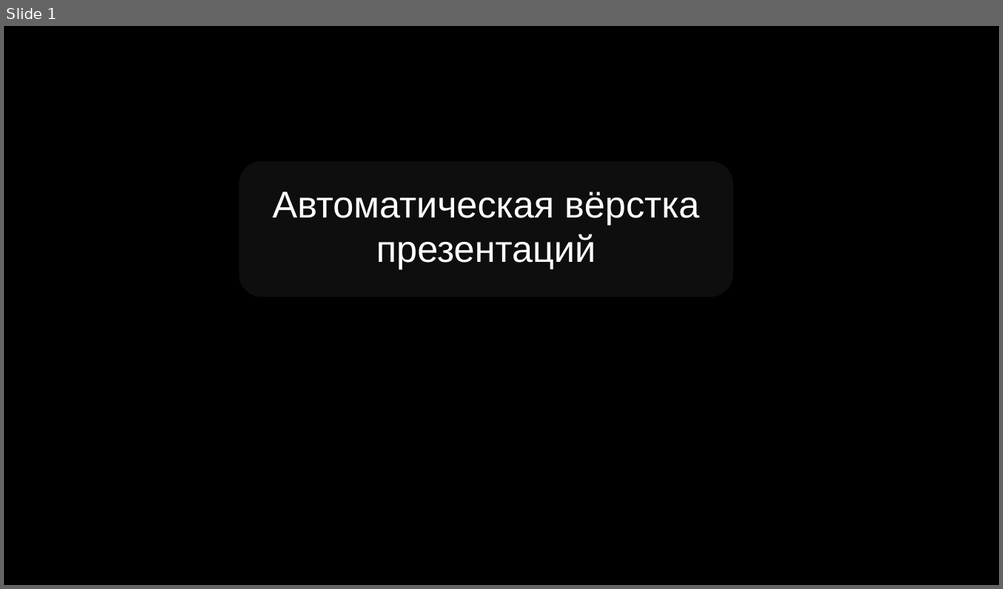
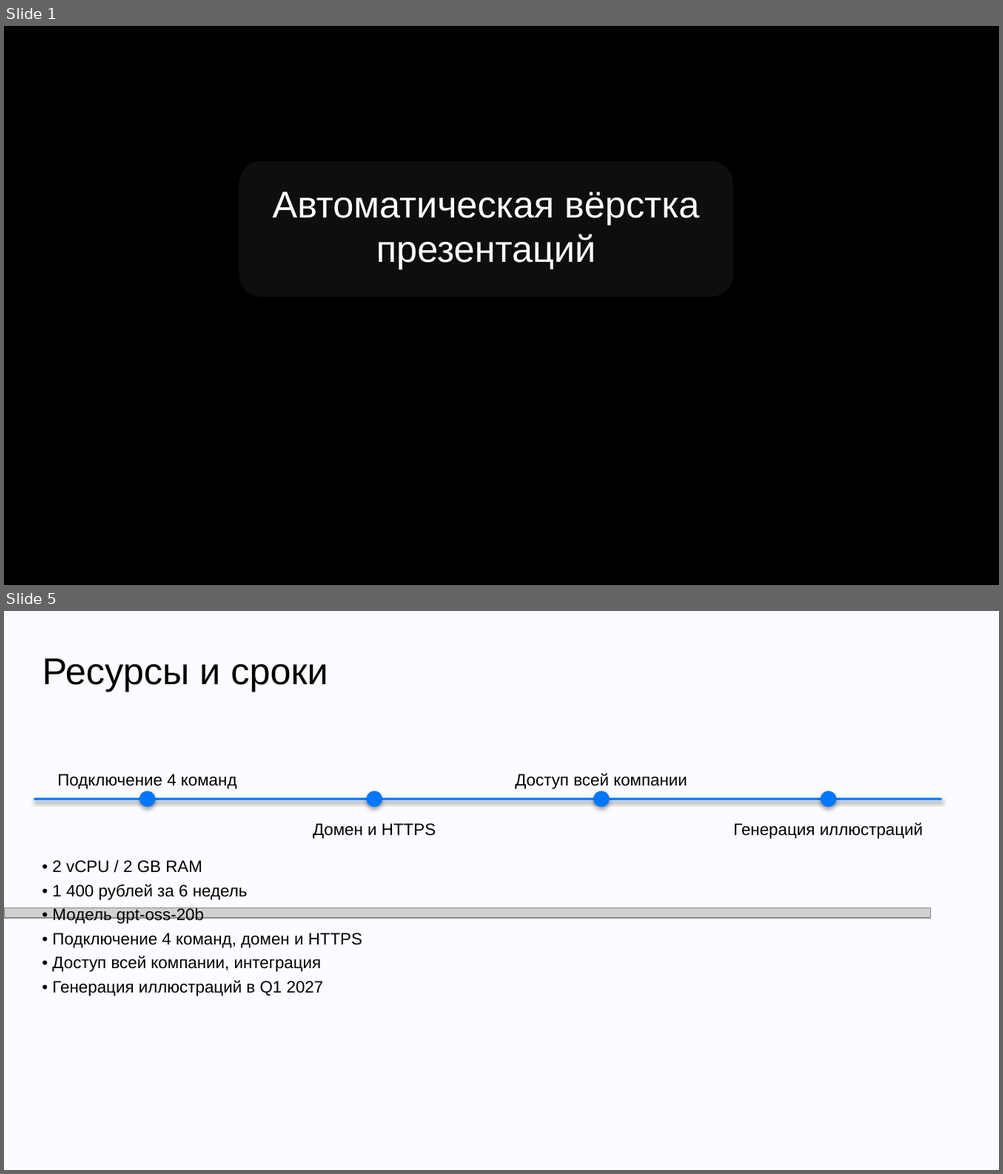
Before and after one commit to DiFoxenGit/-VKTechHackathon, a slide deck: samples/VK_Tech_шаблон__focus.pptx. Shown one above the other, each under a label of ours: slide 1 before the commit, slides 1 and 5 after it; the slides between them are not shown. The pictures are 1003x589 and 1003x1174 pixels, drawn with LibreOffice and Linux fonts; fonts in the diff are those of the drawing; grey boxes stand for pictures; background and template pictures are left out. Boxes give left, top, right and bottom in pixels: in the first picture for what was removed or moved away, otherwise in the second. Text is boxed around its words. In the diff, an @@ line names an element or a change of style, - is before the commit and + after.

```diff
--- a/samples/VK_Tech_шаблон__focus.pptx
+++ b/samples/VK_Tech_шаблон__focus.pptx
@@ slide 5 added at bbox=[4, 611, 999, 1170], background #FAFCFF @@
@@ text added at bbox=[42, 658, 327, 692], 27.1 pt, text #000000 @@
+Ресурсы и сроки
@@ text added at bbox=[57, 774, 237, 789], 12 pt, text #000000 @@
+Подключение 4 команд
@@ text added at bbox=[515, 773, 687, 789], 12 pt, text #000000 @@
+Доступ всей компании
@@ rectangle added at bbox=[34, 798, 942, 800], fill #0077FF @@
@@ ellipse added at bbox=[139, 791, 155, 807], fill #0077FF @@
@@ ellipse added at bbox=[366, 791, 382, 807], fill #0077FF @@
@@ ellipse added at bbox=[593, 791, 609, 807], fill #0077FF @@
@@ ellipse added at bbox=[820, 791, 836, 807], fill #0077FF @@
@@ text added at bbox=[313, 823, 435, 839], 12 pt, text #000000 @@
+Домен и HTTPS
@@ text added at bbox=[733, 823, 922, 839], 12 pt, text #000000 @@
+Генерация иллюстраций
@@ text added at bbox=[52, 860, 362, 997], 12 pt, text #000000 @@
+• 2 vCPU / 2 GB RAM
+• 1 400 рублей за 6 недель
+• Модель gpt-oss-20b
+• Подключение 4 команд, домен и HTTPS
+• Доступ всей компании, интеграция
+• Генерация иллюстраций в Q1 2027
@@ picture added at bbox=[4, 908, 930, 918] @@
```
Also in this commit, not shown: 4 slides changed, 4 other slides added, 5 slides removed, 27 other files.
